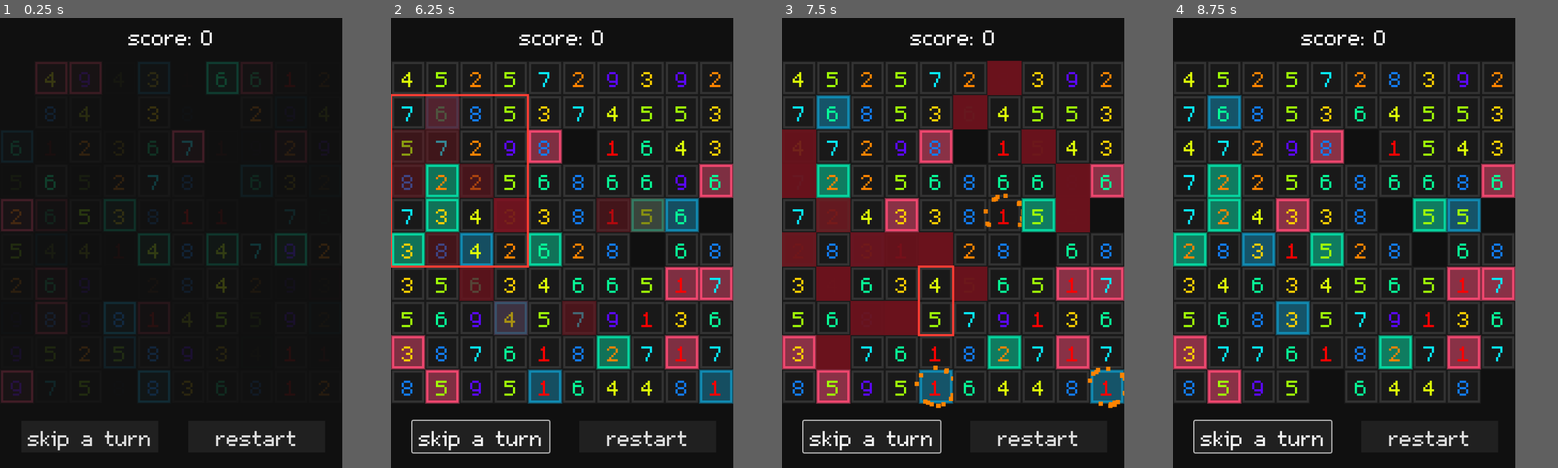
Above: before the commit, frames 1-4 (left to right).
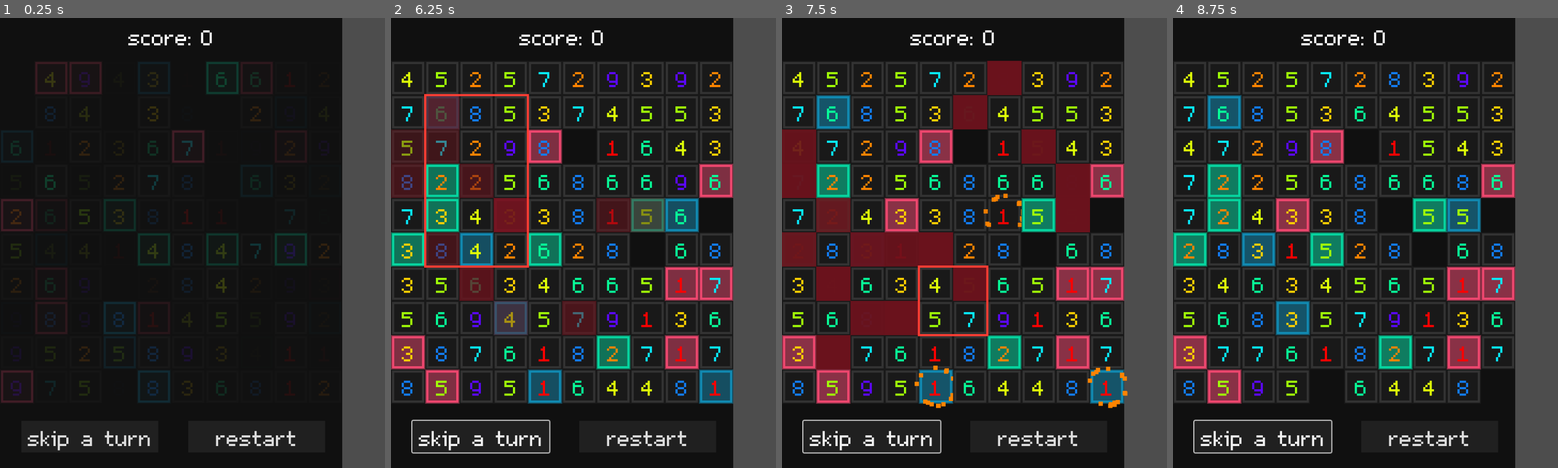
Above: after the commit, the same moments.

Repository: lorossi/Exploding-Boxes
Game: Godot game, scene res://scenes/gui/level.tscn
Two runs of this game, one before a commit and one after it. Both use one fixed random seed, a clock stepped at 60 frames per second and the inputs below.
Inputs (mouse positions are in pixels of both pictures, inside the frame that each line leads up to):
- Up to frame 1 (0.25 s): no input
- Up to frame 2 (6.25 s): click "restart" at 0.5 s; click "restart" at 1.25 s; click "restart" at 2 s; click "skip a turn" at 2.75 s; click "skip a turn" at 3.5 s; click "skip a turn" at 4.25 s; move the mouse to (637, 220) at 5.02 s; click (637, 220) at 5.17 s; tap Enter at 5.75 s; drag from (494, 265) to (406, 76) at 5.77 s
- Up to frame 3 (7.5 s): move the mouse to (986, 144) at 6.52 s; click (986, 144) at 6.67 s; tap Space at 7.25 s; drag from (936, 333) to (832, 76) at 7.27 s
- Up to frame 4 (8.75 s): move the mouse to (1446, 310) at 8.02 s; click (1446, 310) at 8.17 s
In our replay, the window is 609x800 before the commit and 685x800 after it. These sizes can differ from the game's own. Grey fills any space a smaller window leaves; there, only what the larger window draws over its background counts as a difference.

The runs differ from the first frame. In frame 2, 0.5% of the frame differs, in the area x 0-86%, y 12-84%; in frame 3, 0.4%; in frame 4, less than 0.1%.

Commit message:
set version, changed window size

Diff:
--- a/project.godot
+++ b/project.godot
@@ -11,14 +11,16 @@
 [application]
 
 config/name="Puzzle-1"
+config/version="0.0.1"
 run/main_scene="res://scenes/gui/level.tscn"
 config/features=PackedStringArray("4.2", "GL Compatibility")
 config/icon="res://icon.svg"
 
 [display]
 
-window/size/viewport_width=640
+window/size/viewport_width=720
 window/size/viewport_height=840
+window/size/resizable=false
 
 [rendering]
 
